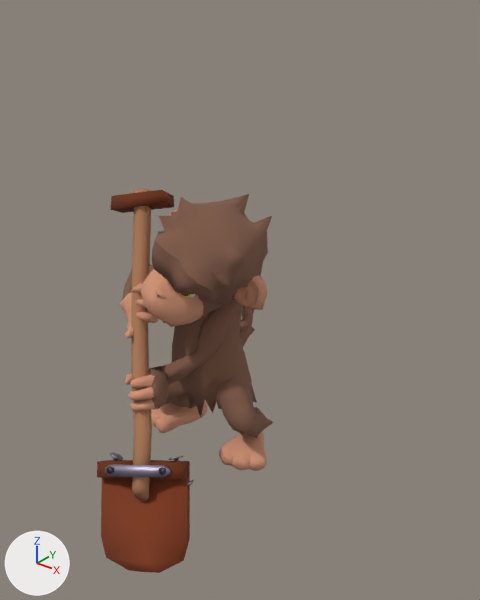
An edit to the FBX model Characters/Shovel Monkey/Character + SK/SK_ShovelMonke.001.fbx, drawn before and after from the same camera.
The view is the same before and after, from a camera (50 mm lens) standing at (1.82, -2.09, 2.11) and looking at (0.05, 0.12, 0.74). The lights are fixed; the arrows at lower left show +X, +Y and +Z. The picture after the commit comes second. Where no turn or scale is listed for an object, it has been applied to the vertices. Vertices at exactly the same position are counted once.

The older version as bpy lines, for what is in view:
```python
me_plane_003 = bpy.data.meshes.new('Plane.003')
me_plane_003.from_pydata(...)  # 3236 vertices, 3275 faces; spans x -0.54..0.36, y -0.79..0.63, z -0.23..1.31
me_plane_003.materials.append(mat_material)  # brown #815c49
me_plane_003.materials.append(mat_material_001)  # beige #d39678
me_plane_003.materials.append(mat_material_004)  # black #000000
me_plane_003.materials.append(mat_material_002)  # white #e7e7e7
me_plane_003.materials.append(mat_material_003)  # yellow #e7d629
me_plane_003.materials.append(mat_material_007)  # brown #6c3011
me_plane_003.materials.append(mat_material_008)  # brown #823a1b
me_plane_003.materials.append(mat_material_009)  # grey #9c91a7
me_plane_003.materials.append(mat_material_013)  # brown #b17d5a
me_plane_003.materials.append(mat_material_014)  # dark grey #534d58
ob_sm_momki_001 = bpy.data.objects.new('SM_Momki_001', me_plane_003)
ob_sm_momki_001.location = (0.0, 0.0, 0.0)
```
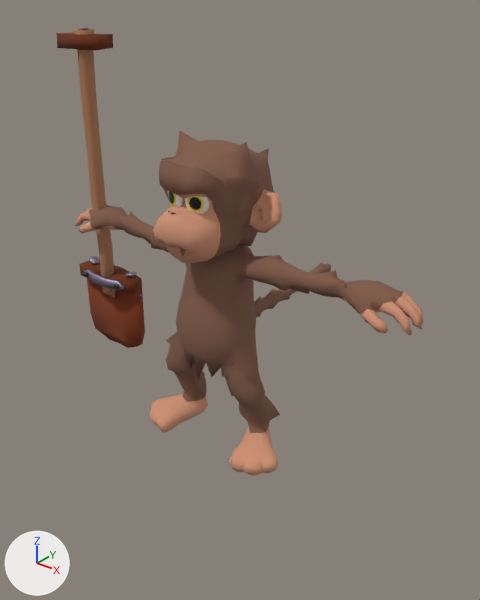
Location of each change, (x1, y1, x2, y2) in pixels of the pictures (480 x 600 px; the box of a moved part takes in the faces that stretch with it):
'SM_Momki_001', reshaped (108% wider, 17% taller): before (97, 189, 273, 573); after (56, 27, 424, 476)
part 1 of me_plane_003, moved or reshaped (not visible before): after (168, 191, 183, 208)
part 2 of me_plane_003, moved or reshaped (not visible before): after (184, 194, 207, 199)
part 3 of me_plane_003, moved or reshaped (mostly hidden before): before (179, 293, 195, 298); after (185, 196, 209, 214)
part 4 of me_plane_003, moved or reshaped: before (97, 460, 190, 573); after (79, 260, 145, 348)
part 5 of me_plane_003, moved or reshaped: before (105, 464, 171, 477); after (83, 269, 124, 290)
part 6 of me_plane_003, moved or reshaped: before (159, 467, 166, 475); after (114, 283, 119, 289)
part 7 of me_plane_003, moved or reshaped: before (107, 466, 113, 474); after (83, 272, 88, 277)
part 8 of me_plane_003, moved or reshaped: before (131, 189, 152, 502); after (73, 29, 115, 298)
part 9 of me_plane_003, moved or reshaped: before (110, 190, 174, 213); after (56, 33, 113, 51)
part 10 of me_plane_003, moved or reshaped: before (169, 456, 194, 486); after (126, 272, 144, 297)
part 11 of me_plane_003, moved or reshaped: before (110, 452, 123, 461); after (89, 256, 100, 264)
part 12 of me_plane_003, moved or reshaped: before (120, 194, 273, 471); after (76, 130, 424, 476)

Diff of the bpy script that builds the scene:
```diff
--- a/Characters/Shovel Monkey/Character + SK/SK_ShovelMonke.001.fbx.py
+++ b/Characters/Shovel Monkey/Character + SK/SK_ShovelMonke.001.fbx.py
@@ me_plane_003 @@
 # used by ob_sm_momki_001; location = (0.0, 0.0, 0.0)
-me_plane_003.from_pydata(...)  # 3236 vertices, 3275 faces; spans x -0.54..0.36, y -0.79..0.63, z -0.23..1.31
+me_plane_003.from_pydata(...)  # 3236 vertices, 3275 faces; spans x -1.03..0.98, y -0.3..1.01, z 0.0..1.9
+# me_plane_003 part 1: the loose piece of 134 vertices spanning x -0.07..0.02, y -0.31..-0.25, z 0.96..1.07 is multiplied about its middle by the matrix ((0.868, 0.001, -0.496), (0.168, 0.941, 0.295), (0.467, -0.339, 0.817)), then moved by (-0.04, 0.11, 0.28)
+# me_plane_003 part 2: the loose piece of 110 vertices spanning x 0.02..0.14, y -0.33..-0.25, z 0.95..1.04 is multiplied about its middle by the matrix ((0.868, 0.001, -0.496), (0.168, 0.941, 0.295), (0.467, -0.339, 0.817)), then moved by (-0.04, 0.12, 0.34)
+# me_plane_003 part 3: the loose piece of 134 vertices spanning x 0.03..0.13, y -0.31..-0.25, z 0.91..1.0 is multiplied about its middle by the matrix ((0.868, 0.001, -0.496), (0.168, 0.941, 0.295), (0.467, -0.339, 0.817)), then moved by (-0.02, 0.11, 0.34)
+# me_plane_003 part 4: the loose piece of 41 vertices spanning x -0.16..0.35, y -0.79..-0.43, z -0.23..0.27 is multiplied about its middle by the matrix ((0.903, 0.379, 0.205), (-0.221, 0.816, -0.534), (-0.37, 0.437, 0.82)), then moved by (-0.93, 0.71, 0.45)
+# me_plane_003 part 5: the loose piece of 32 vertices spanning x -0.08..0.21, y -0.67..-0.53, z 0.15..0.25 is multiplied about its middle by the matrix ((0.903, 0.379, 0.205), (-0.221, 0.816, -0.534), (-0.37, 0.437, 0.82)), then moved by (-0.88, 0.62, 0.44)
+# me_plane_003 part 6: the loose piece of 12 vertices spanning x 0.16..0.19, y -0.58..-0.55, z 0.22..0.25 is moved by (-0.87, 0.57, 0.41)
+# me_plane_003 part 7: the loose piece of 12 vertices spanning x -0.07..-0.03, y -0.67..-0.64, z 0.17..0.2 is scaled about its middle by (0.941, 0.297, 1.08), then moved by (-0.89, 0.67, 0.46)
+# me_plane_003 part 8: the loose piece of 42 vertices spanning x -0.46..0.12, y -0.64..0.01, z 0.04..1.24 is multiplied about its middle by the matrix ((0.903, 0.379, 0.205), (-0.221, 0.816, -0.534), (-0.37, 0.437, 0.82)), then moved by (-0.66, 0.38, 0.57)
+# me_plane_003 part 9: the loose piece of 8 vertices spanning x -0.54..-0.24, y -0.16..0.06, z 1.1..1.25 is multiplied about its middle by the matrix ((0.903, 0.379, 0.205), (-0.221, 0.816, -0.534), (-0.37, 0.437, 0.82)), then moved by (-0.43, 0.1, 0.67)
+# me_plane_003 part 10: the loose piece of 37 vertices spanning x 0.13..0.27, y -0.5..-0.44, z 0.14..0.25 is multiplied about its middle by the matrix ((0.903, 0.379, 0.205), (-0.221, 0.816, -0.534), (-0.37, 0.437, 0.82)), then moved by (-0.84, 0.56, 0.44)
+# me_plane_003 part 11: the loose piece of 37 vertices spanning x -0.14..-0.07, y -0.66..-0.55, z 0.06..0.2 is multiplied about its middle by the matrix ((0.903, 0.379, 0.205), (-0.221, 0.816, -0.534), (-0.37, 0.437, 0.82)), then moved by (-0.88, 0.7, 0.51)
+# me_plane_003 part 12: 2460 of 3236 vertices moved; they spanned x -0.53..0.36, y -0.51..0.63, z -0.01..1.31 and now span x -0.98..0.98, y -0.3..1.01, z 0.0..1.53; mean shift (0.07, 0.14, 0.21); largest move (-0.07, -0.48, 0.4) -> (0.96, 0.1, 0.93)
+# other edits to the shape of me_plane_003 do not show in these pictures
 me_plane_003.materials.append(mat_material)
```
